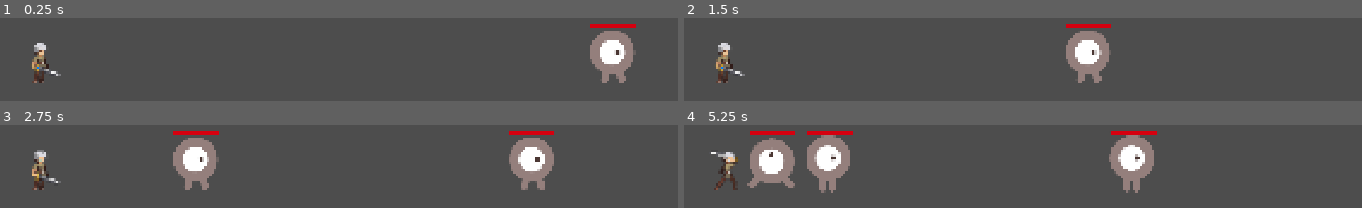
Above: before the commit, frames 1-4 (two rows, left to right).
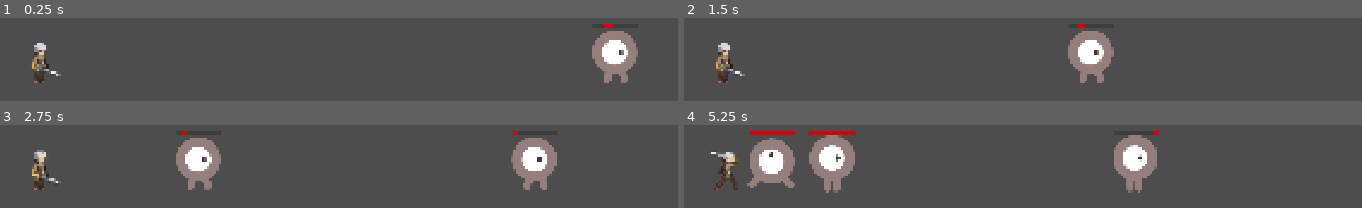
Above: after the commit, the same moments.

Repository: BMB994/AppointedHero
Game: Godot game, scene res://main.tscn
Two runs of this game, one before a commit and one after it. Both use one fixed random seed, a clock stepped at 60 frames per second and the inputs below.
Inputs:
- Up to frame 1 (0.25 s): no input
- Up to frame 2 (1.5 s): no input
- Up to frame 3 (2.75 s): no input
- Up to frame 4 (5.25 s): no input

The runs differ from the first frame. In frame 1, 1.2% of the frame differs, in the area x 87-95%, y 7-79%; in frame 2, 1.3%; in frame 3, 2.5%; in frame 4, 3.0%, in the area x 18-71%, y 7-82%.

Commit message:
Fixed health bar movement issues by masking it

Diff:
--- a/mob.gd
+++ b/mob.gd
@@ -4,13 +4,14 @@
 signal is_attacking
 
 # Properties
-var health = 101
+var health = 100
 var max_health = 100
 var damage = 1
 var attack_speed = 1.0
 var soul_worth = 1.0
 var mob_speed = 400
 var is_attacking_player = false
+var waiting_in_line = false
 
 # Functions
 func take_damage(amount):
@@ -37,16 +38,24 @@
 
 func _physics_process(delta):
 	# Set velocity based on whether the mob is attacking
-	if not is_attacking_player:
+	if not is_attacking_player && not waiting_in_line:
 		velocity = Vector2(-mob_speed, 0)
+
 	else:
+
 		velocity = Vector2.ZERO
+
+	if velocity != Vector2.ZERO:
+		$HealthBar.indeterminate = true
+	else:
+		$HealthBar.indeterminate = false
 
 	# Move the mob and handle collisions
 	move_and_slide()
 
 func _process(delta):
-	$HealthBar.value = max_health
+	$HealthBar.value = health
+
 
 func attack():
 	# Change state to attacking
@@ -64,10 +73,14 @@
 	# Assumes you have an Area2D named "detection_area"
 	if body.is_in_group("player"):
 		attack()
+		waiting_in_line = false
+	elif body.is_in_group("mob"):
+		waiting_in_line = true
 
 func _on_detection_area_body_exited(body):
-	# Stop attacking and start walking again
-	if body.is_in_group("player"):
-		is_attacking_player = false
-		$AnimatedSprite2D.animation = "walk"
-		$AnimatedSprite2D.play()
+	## Stop attacking and start walking again
+	#if body.is_in_group("player"):
+		#is_attacking_player = false
+		#$AnimatedSprite2D.animation = "walk"
+		#$AnimatedSprite2D.play()
+	pass
--- a/mob.tscn
+++ b/mob.tscn
@@ -34,14 +34,15 @@
 [sub_resource type="RectangleShape2D" id="RectangleShape2D_ieysi"]
 size = Vector2(137, 139.5)
 
-[sub_resource type="RectangleShape2D" id="RectangleShape2D_s5nov"]
-size = Vector2(70, 58.5)
-
 [sub_resource type="StyleBoxFlat" id="StyleBoxFlat_s5nov"]
 bg_color = Color(0.834798, 0, 0.06098, 1)
+anti_aliasing = false
 
-[node name="mob" type="CharacterBody2D"]
-collision_layer = 3
+[sub_resource type="RectangleShape2D" id="RectangleShape2D_s5nov"]
+size = Vector2(13, 135)
+
+[node name="mob" type="CharacterBody2D" groups=["mob"]]
+collision_mask = 7
 script = ExtResource("1_s5nov")
 
 [node name="AnimatedSprite2D" type="AnimatedSprite2D" parent="."]
@@ -49,18 +50,12 @@
 sprite_frames = SubResource("SpriteFrames_gfurk")
 animation = &"walk"
 
-[node name="CollisionShape2D" type="CollisionShape2D" parent="."]
+[node name="CollisionShape2D" type="CollisionShape2D" parent="." groups=["mob"]]
 position = Vector2(67.5, 68.5)
 shape = SubResource("RectangleShape2D_ieysi")
 
 [node name="AttackTimer" type="Timer" parent="."]
 wait_time = 2.0
-
-[node name="detection_area" type="Area2D" parent="."]
-
-[node name="CollisionShape2D" type="CollisionShape2D" parent="detection_area"]
-position = Vector2(18, 69.5)
-shape = SubResource("RectangleShape2D_s5nov")
 
 [node name="HealthBar" type="ProgressBar" parent="."]
 offset_left = 2.0
@@ -70,6 +65,14 @@
 theme_override_styles/fill = SubResource("StyleBoxFlat_s5nov")
 show_percentage = false
 
+[node name="detection_area" type="Area2D" parent="."]
+collision_layer = 3
+collision_mask = 7
+
+[node name="CollisionShape2D" type="CollisionShape2D" parent="detection_area"]
+position = Vector2(-10.5, 68.5)
+shape = SubResource("RectangleShape2D_s5nov")
+
 [connection signal="timeout" from="AttackTimer" to="." method="_on_attack_timer_timeout"]
 [connection signal="body_entered" from="detection_area" to="." method="_on_detection_area_body_entered"]
 [connection signal="body_exited" from="detection_area" to="." method="_on_detection_area_body_exited"]
--- a/project.godot
+++ b/project.godot
@@ -34,6 +34,10 @@
 ]
 }
 
+[physics]
+
+common/physics_interpolation=true
+
 [rendering]
 
 renderer/rendering_method="mobile"
